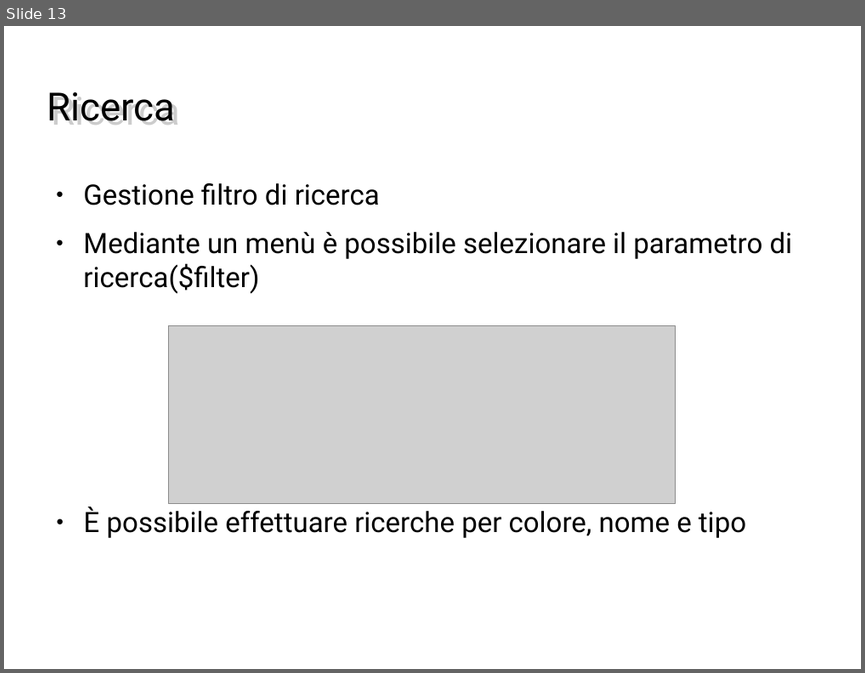
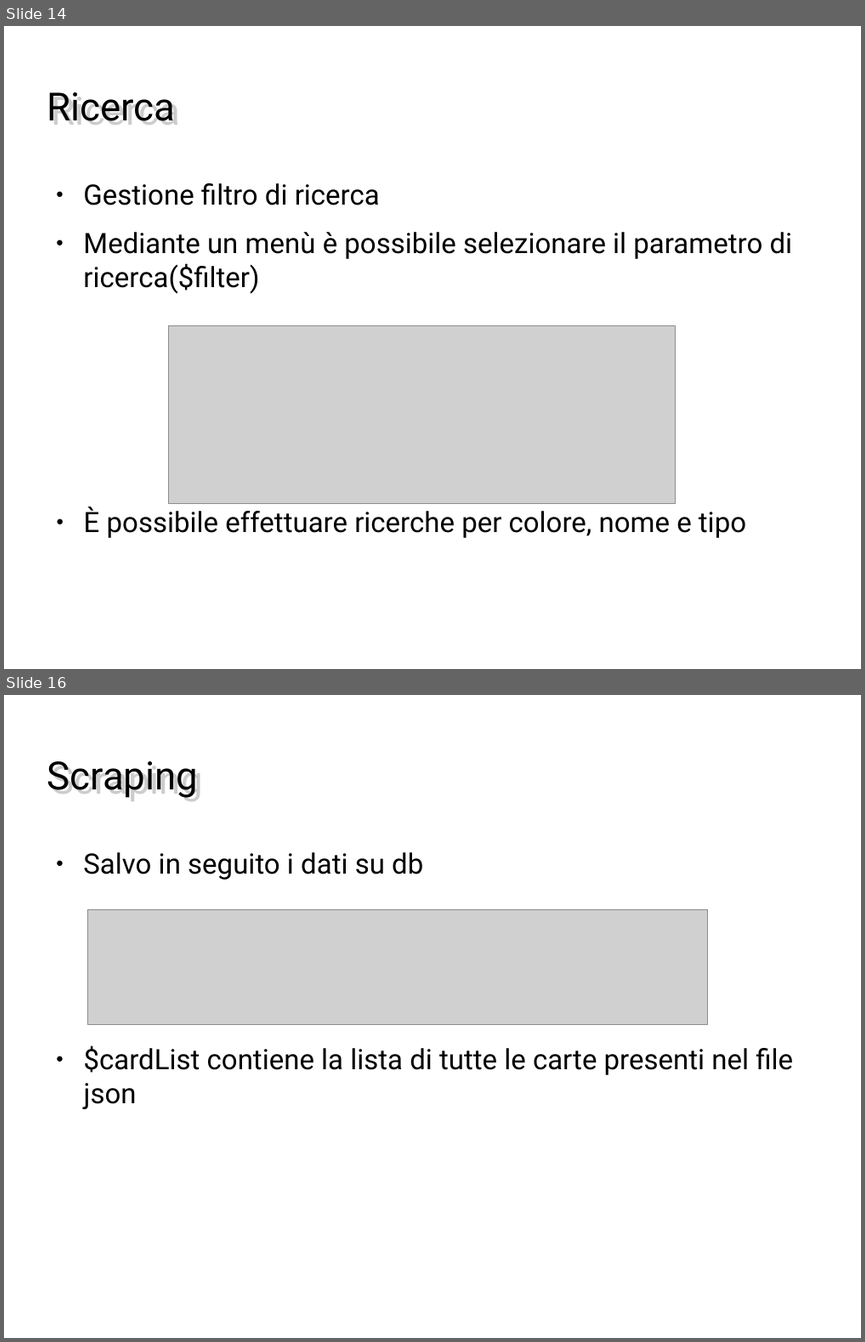
Before and after one commit to PeiPei97/ProgettoMagic, a slide deck: magicscrap.odp. Shown one above the other, each under a label of ours: slide 13 before the commit, slides 14 and 16 after it; the slides between them are not shown. The pictures are 865x673 and 865x1342 pixels, drawn with LibreOffice and Linux fonts; fonts in the diff are those of the drawing; grey boxes stand for pictures; background and template pictures are left out. Boxes give left, top, right and bottom in pixels: in the first picture for what was removed or moved away, otherwise in the second. Text is boxed around its words. In the diff, an @@ line names an element or a change of style, - is before the commit and + after.

```diff
--- a/magicscrap.odp
+++ b/magicscrap.odp
@@ slide 16 added at [4,695,861,1338], background picture (left out) @@
@@ title added at [46,761,198,799], 36 pt, text #000000 @@
+Scraping
@@ text added at [83,852,793,1109], 26 pt, text #000000 @@
+● Salvo in seguito i dati su db
+● $cardList contiene la lista di tutte le carte presenti nel file json
@@ picture added at [88,909,709,1025] @@
@@ what was slide 13 is now slide 14 @@
```
Also in this commit, not shown: 2 slides changed, 2 other slides added, 1 other file.
